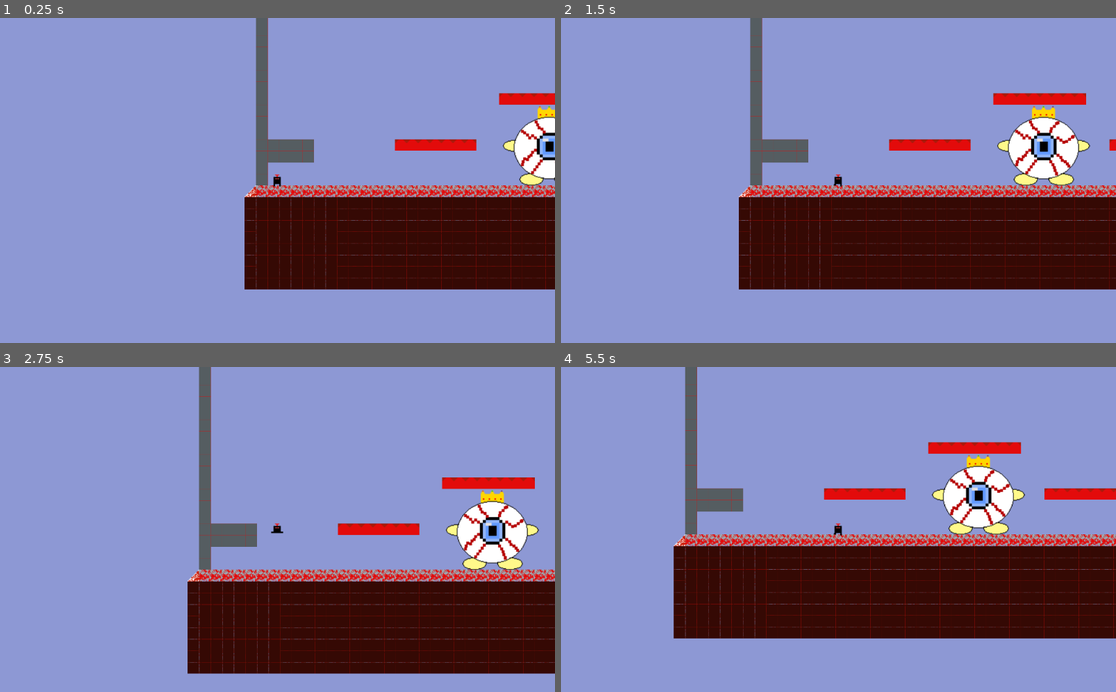
Above: before the commit, frames 1-4 (two rows, left to right).
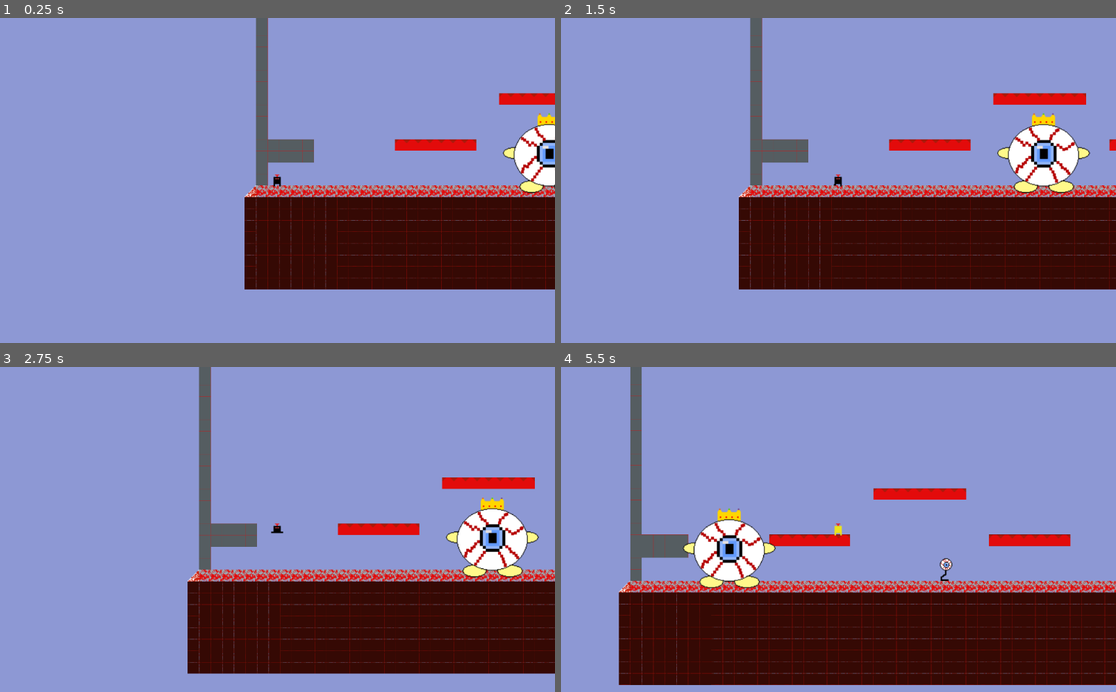
Above: after the commit, the same moments.

Repository: tompasini/Born4Lazers
Game: Godot game, scene res://Worlds/Red World/RedLevel10.tscn
Two runs of this game, one before a commit and one after it. Both use one fixed random seed, a clock stepped at 60 frames per second and the inputs below. This scene is started directly instead of the project's main scene.
Inputs (mouse positions are in pixels of both pictures, inside the frame that each line leads up to):
- Up to frame 1 (0.25 s): no input
- Up to frame 2 (1.5 s): tap Enter at 0.5 s; move the mouse to (960, 164) at 0.52 s; hold D (right) from 0.53 s (still down); tap Space (jump) at 0.6, 0.77, 1.07 s; move the mouse to (727, 196) at 1.27 s; tap Shift (run) at 1.35 s
- Up to frame 3 (2.75 s): tap Space (jump) at 1.52, 1.55, 1.82, 2.3 s; move the mouse to (333, 458) at 2.02 s; release D (right) at 2.03 s; hold A (left) from 2.03 s (still down); click (333, 458) at 2.1 s
- Up to frame 4 (5.5 s): move the mouse to (810, 594) at 2.77 s; release A (left) at 2.78 s; hold D (right) 2.78-4.28 s; tap Space (jump) at 2.85, 3.02, 3.32, 3.77, 3.8, 4.07, 4.52, 4.55, 4.82, 5.1 s; move the mouse to (1005, 578) at 3.52 s; hold Shift (run) 3.53-4.28 s; move the mouse to (672, 480) at 4.27 s; hold A (left) 4.28-5.03 s; click (672, 480) at 4.35 s; move the mouse to (866, 529) at 5.02 s; hold D (right) from 5.03 s (still down)

The runs differ from the first frame. In frame 1, 1.2% of the frame differs, in the area x 90-100%, y 26-54%; in frame 2, 2.1%; in frame 3, 2.1%; in frame 4, 38%, in the area x 10-100%, y 0-98%.

Commit message:
spawn eyebes, jump, finite state machine

Diff:
--- a/Bosses/King Eyebes/King Eyebes Laser/KingEyebesLaser.gd
+++ b/Bosses/King Eyebes/King Eyebes Laser/KingEyebesLaser.gd
@@ -1,8 +1,13 @@
 extends KinematicBody2D
 
 
-
+const SPEED = 15
 
 # Called when the node enters the scene tree for the first time.
 func _ready():
-	$Timer.start()
+	pass
+#	$Timer.start()
+
+
+func _on_Timer_timeout():
+	queue_free()
--- a/Bosses/King Eyebes/King Eyebes Laser/KingEyebesLaser.tscn
+++ b/Bosses/King Eyebes/King Eyebes Laser/KingEyebesLaser.tscn
@@ -7,6 +7,7 @@
 extents = Vector2( 16, 1.5 )
 
 [node name="KingEyebesLaser" type="KinematicBody2D"]
+collision_layer = 16
 script = ExtResource( 2 )
 
 [node name="Sprite" type="Sprite" parent="."]
@@ -19,3 +20,5 @@
 [node name="Timer" type="Timer" parent="."]
 wait_time = 2.0
 one_shot = true
+
+[connection signal="timeout" from="Timer" to="." method="_on_Timer_timeout"]
--- a/Bosses/King Eyebes/KingEyebes.tscn
+++ b/Bosses/King Eyebes/KingEyebes.tscn
@@ -1,9 +1,10 @@
-[gd_scene load_steps=6 format=2]
+[gd_scene load_steps=7 format=2]
 
 [ext_resource path="res://Assets/Bosses/King Eyebes/King Eyebes.png" type="Texture" id=1]
 [ext_resource path="res://Assets/Bosses/King Eyebes/King Eyebes Hit Aura.png" type="Texture" id=2]
 [ext_resource path="res://Scripts/KingEyebes.gd" type="Script" id=3]
 [ext_resource path="res://Assets/Bosses/King Eyebes/King Eyebes Dead.png" type="Texture" id=4]
+[ext_resource path="res://Assets/Bosses/King Eyebes/King Eyebes Jump.png" type="Texture" id=5]
 
 [sub_resource type="SpriteFrames" id=1]
 animations = [ {
@@ -15,6 +16,11 @@
 "frames": [ ExtResource( 1 ) ],
 "loop": true,
 "name": "idle",
+"speed": 5.0
+}, {
+"frames": [ ExtResource( 5 ) ],
+"loop": true,
+"name": "jump",
 "speed": 5.0
 } ]
 
@@ -48,5 +54,9 @@
 wait_time = 0.5
 one_shot = true
 
+[node name="AttackTimer" type="Timer" parent="."]
+wait_time = 3.0
+
 [connection signal="body_entered" from="Body" to="." method="_on_Body_body_entered"]
 [connection signal="timeout" from="HitAuraTimer" to="." method="_on_HitAuraTimer_timeout"]
+[connection signal="timeout" from="AttackTimer" to="." method="_on_AttackTimer_timeout"]
--- a/Enemies/Eyebes.tscn
+++ b/Enemies/Eyebes.tscn
@@ -53,7 +53,6 @@
 [node name="AnimatedSprite" type="AnimatedSprite" parent="."]
 frames = SubResource( 1 )
 animation = "walk"
-frame = 1
 speed_scale = 0.625
 playing = true
 
--- a/Scripts/KingEyebes.gd
+++ b/Scripts/KingEyebes.gd
@@ -2,20 +2,47 @@
 
 
 # Declare member variables here. Examples:
+var velocity = Vector2(0,0)
 var life = 50
+var eyebes_direction = -1
+var jump_direction = -1
+const EYEBES = preload("res://Enemies/Eyebes.tscn")
+const GRAVITY = 35
 
+enum STATES {IDLE, JUMPING, DEAD}
+
+var _state = STATES.IDLE
+
+func _physics_process(delta):
+	if(_state != STATES.DEAD):
+		if(is_on_floor()):
+			_state = STATES.IDLE
+		else:
+			_state = STATES.JUMPING
+
+	velocity.y += GRAVITY
+	if(_state == STATES.IDLE):
+		$AnimatedSprite.play("idle")
+	if(_state == STATES.JUMPING):
+		$AnimatedSprite.play("jump")
+	if(_state == STATES.DEAD):
+		$AnimatedSprite.play("dead")
+	velocity = move_and_slide(velocity, Vector2.UP)
+	if(is_on_floor()):
+		velocity.x = lerp(velocity.x, 0, 0.9)
 
 func _on_Body_body_entered(body):
 	if(body.name == 'LZer'):
 		body.hurt()
 	elif(body.name == 'Laser'):
 		if(life):
+			spawn_eyebes()
 			life -= GlobalVariables.laser_damage
 			body.queue_free()
 			$HitAura.visible = true
 			$HitAuraTimer.start()
 		if(!life):
-			$AnimatedSprite.play("dead")
+			_state = STATES.DEAD
 			remove_collisions()
 
 func _on_HitAuraTimer_timeout():
@@ -24,3 +51,20 @@
 func remove_collisions():
 	$Body.set_collision_mask_bit(0, false)
 	$Body.set_collision_mask_bit(5, false)
+
+func spawn_eyebes():
+	var eyebes = EYEBES.instance()
+	eyebes_direction = eyebes_direction * -1
+	eyebes.direction = eyebes_direction
+	get_parent().add_child(eyebes)
+	eyebes.position.x = position.x
+	eyebes.position.y = position.y
+
+func jump():
+	velocity.y = -600
+	velocity.x = (600 * jump_direction)
+	jump_direction = jump_direction * -1
+
+func _on_AttackTimer_timeout():
+	if(_state != STATES.DEAD):
+		jump()
--- a/Scripts/Level.gd
+++ b/Scripts/Level.gd
@@ -14,4 +14,4 @@
 func _on_StartArea_body_entered(body):
 	if(body.name == "LZer"):
 		$StartArea.queue_free()
-		print('start fight')
+		$KingEyebes.get_child(5).start()
--- a/Worlds/Red World/RedLevel10.tscn
+++ b/Worlds/Red World/RedLevel10.tscn
@@ -43,7 +43,7 @@
 tile_data = PoolIntArray( 393222, 3, 0, 393223, 3, 0, 393224, 3, 0, 393225, 3, 0, 393226, 3, 0, 393227, 3, 0, 393228, 3 …(215 unchanged characters)…
 
 [node name="StaticBody2D" type="StaticBody2D" parent="TilesOneWay"]
-collision_layer = 2
+collision_layer = 128
 collision_mask = 17
 
 [node name="CollisionShape2D" type="CollisionShape2D" parent="TilesOneWay/StaticBody2D"]
